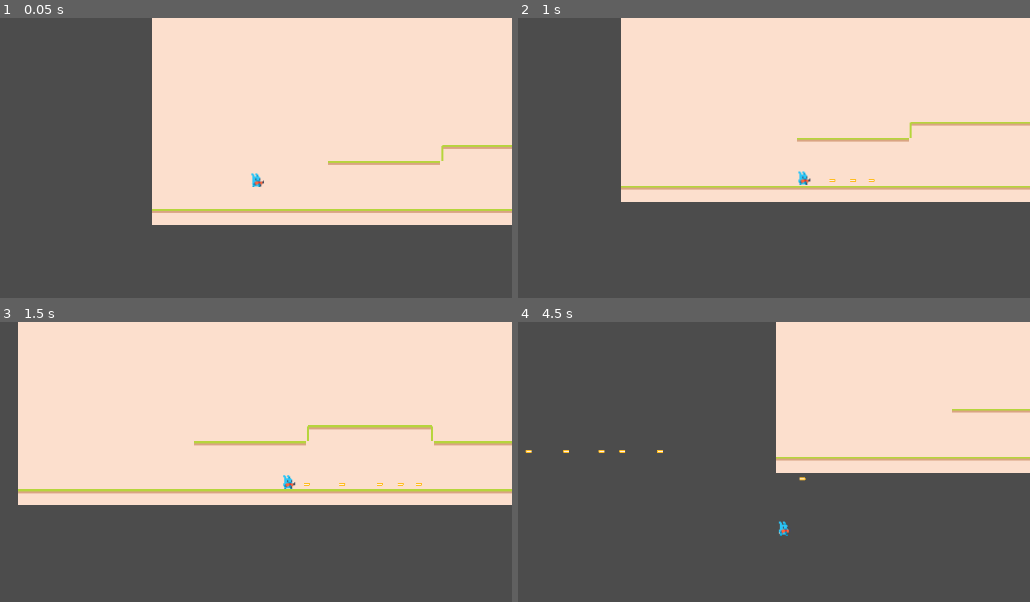
Above: before the commit, frames 1-4 (two rows, left to right).
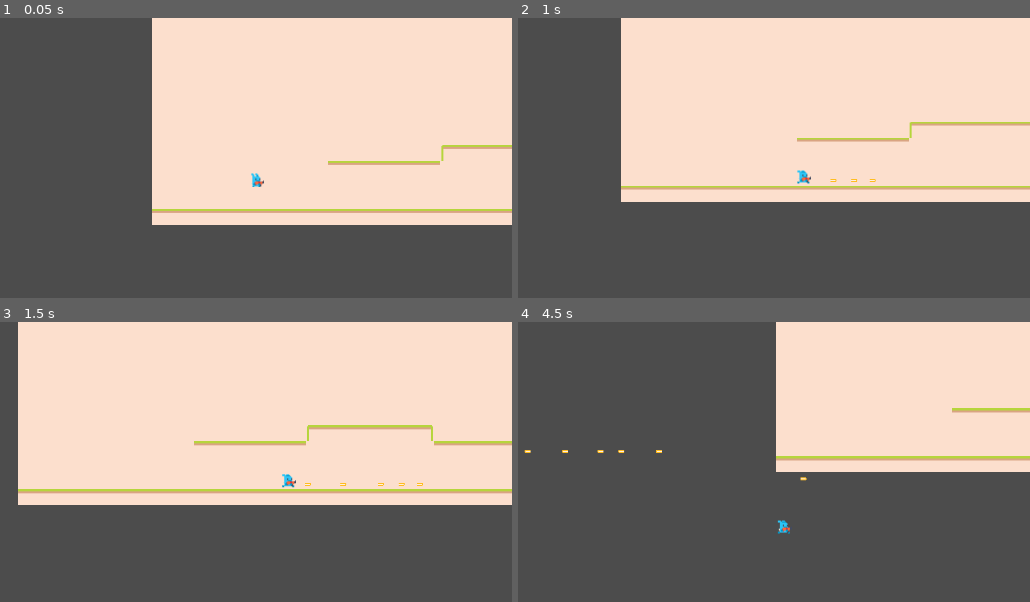
Above: after the commit, the same moments.

Repository: ephjos/plat
Game: Godot game, scene res://Game.tscn
Two runs of this game, one before a commit and one after it. Both use one fixed random seed, a clock stepped at 60 frames per second and the inputs below.
Inputs:
- Up to frame 1 (0.05 s): no input
- Up to frame 2 (1 s): tap Enter (ui_accept) at 0.5, 0.6, 0.77 s; hold Right (ui_right) from 0.53 s (still down)
- Up to frame 3 (1.5 s): keep holding Right (ui_right); tap Enter (ui_accept) at 1.07, 1.35 s
- Up to frame 4 (4.5 s): tap Enter (ui_accept) at 1.52, 1.82, 2.1, 2.85, 3.02, 3.32, 3.6, 3.77, 4.07, 4.35 s; release Right (ui_right) at 2.03 s; hold Left (ui_left) 2.03-4.28 s; hold Right (ui_right) from 4.28 s (still down)

Frame 1 is identical in both runs. In frame 2, 0.1% of the frame differs, in the area x 54-70%, y 54-60%; in frame 3, 0.1%; in frame 4, 0.5%, in the area x 1-100%, y 30-77%.

Commit message:
Rework gun

Diff:
--- a/Bullet/Bullet.gd
+++ b/Bullet/Bullet.gd
@@ -9,6 +9,7 @@
 
 func _ready():
 	add_to_group("bullets")
+
 	#var shot = ShotSound.instance()
 	#shot.position = position
 	#shot.play()
--- a/Player/Player.gd
+++ b/Player/Player.gd
@@ -15,7 +15,11 @@
 var jumping = false
 var double_jumping = false
 var last_on_floor = 0
-var moving_direction = 1
+var moving_right = true
+
+onready var shotCooldown = $ShotCooldown
+onready var muzzleFlash = $MuzzleFlash
+onready var muzzleFlashAnimation = $MuzzleFlash/AnimationPlayer
 
 func _ready():
 	pass
@@ -46,15 +50,15 @@
 		jumping = false
 		double_jumping = false
 
-	_update_state(velocity)
-	_animate(velocity)
-	_act(velocity)
+	_update_state()
+	_animate()
+	_act()
 
 	# Move, slide, and saved the resulting velocity
 	velocity = move_and_slide(velocity, Vector2(0, -1))
 
 # Ensure internal state is consistent before calculating physics
-func _update_state(velocity):
+func _update_state():
 	if has_gun:
 		idle_animation = "gun_idle"
 		walk_animation = "gun_walk"
@@ -63,34 +67,42 @@
 		walk_animation = "walk"
 
 	if velocity.x > 0:
-		moving_direction = 1
+		moving_right = true
 	elif velocity.x < 0:
-		moving_direction = -1
-
+		moving_right = false
 
 # Apply animations
-func _animate(velocity):
+func _animate():
 	if velocity.x == 0:
-		$AnimatedSprite.animation = idle_animation
-		$AnimatedSprite.stop()
-	elif moving_direction == 1:
+		_play_animation(idle_animation)
+	elif moving_right:
 		$AnimatedSprite.flip_h = false
-		$AnimatedSprite.animation = walk_animation
-		$AnimatedSprite.play()
-	elif moving_direction == -1:
+		_play_animation(walk_animation)
+	elif !moving_right:
 		$AnimatedSprite.flip_h = true
-		$AnimatedSprite.animation = walk_animation
+		_play_animation(walk_animation)
+
+func _play_animation(name):
+	if $AnimatedSprite.animation != name:
+		$AnimatedSprite.animation = name
 		$AnimatedSprite.play()
 
-func _act(velocity):
+func _act():
 	if has_gun and Input.is_action_just_pressed("ui_accept"):
-		var bullet_position = Vector2(position.x + (moving_direction*7), position.y+3)
+		if !shotCooldown.is_stopped():
+			return
+		var bullet = Bullet.instance()
 
-		var bullet = Bullet.instance()
+		if moving_right:
+			bullet.transform = $GunRight.global_transform
+		else:
+			bullet.transform = $GunLeft.global_transform
+
 		bullet.creator_id = get_instance_id()
-		bullet.position = bullet_position
-		bullet.scale *= 0.5
+		bullet.scale = Vector2(0.5, 0.5)
+		get_parent().add_child(bullet)
 
-		if moving_direction == -1:
-			bullet.rotation = PI
-		owner.add_child(bullet)
+		muzzleFlash.global_transform = bullet.global_transform
+		muzzleFlashAnimation.play("Flash")
+
+		shotCooldown.start()
--- a/Player/Player.tscn
+++ b/Player/Player.tscn
@@ -6,40 +6,96 @@
 [ext_resource path="res://assets/pixel-line-platformer/Tiles/tile_0042.png" type="Texture" id=4]
 [ext_resource path="res://assets/pixel-line-platformer/Tiles/tile_0041.png" type="Texture" id=5]
 [ext_resource path="res://assets/pixel-line-platformer/Tiles/tile_0040.png" type="Texture" id=6]
+[ext_resource path="res://assets/pixel-line-platformer/Tiles/tile_0043.png" type="Texture" id=7]
 
 [sub_resource type="SpriteFrames" id=1]
 animations = [ {
 "frames": [ ExtResource( 2 ) ],
-"loop": true,
+"loop": false,
 "name": "idle",
 "speed": 1.0
 }, {
 "frames": [ ExtResource( 2 ), ExtResource( 1 ) ],
-"loop": true,
+"loop": false,
 "name": "walk",
-"speed": 4.0
+"speed": 10.0
 }, {
-"frames": [ ExtResource( 6 ), ExtResource( 5 ), ExtResource( 4 ) ],
-"loop": true,
+"frames": [ ExtResource( 6 ), ExtResource( 5 ) ],
+"loop": false,
 "name": "gun_walk",
-"speed": 6.0
+"speed": 10.0
 }, {
 "frames": [ ExtResource( 6 ) ],
-"loop": true,
+"loop": false,
 "name": "gun_idle",
 "speed": 1.0
+}, {
+"frames": [ ExtResource( 6 ), ExtResource( 4 ), ExtResource( 6 ) ],
+"loop": false,
+"name": "gun_shoot",
+"speed": 30.0
 } ]
 
+[sub_resource type="Animation" id=3]
+resource_name = "Flash"
+length = 0.1
+step = 0.01
+tracks/0/type = "value"
+tracks/0/path = NodePath(".:visible")
+tracks/0/interp = 1
+tracks/0/loop_wrap = true
+tracks/0/imported = false
+tracks/0/enabled = true
+tracks/0/keys = {
+"times": PoolRealArray( 0, 0.1 ),
+"transitions": PoolRealArray( 1, 1 ),
+"update": 1,
+"values": [ true, false ]
+}
+tracks/1/type = "value"
+tracks/1/path = NodePath(".:scale")
+tracks/1/interp = 1
+tracks/1/loop_wrap = true
+tracks/1/imported = false
+tracks/1/enabled = true
+tracks/1/keys = {
+"times": PoolRealArray( 0, 0.1 ),
+"transitions": PoolRealArray( 1, 1 ),
+"update": 0,
+"values": [ Vector2( 1, 1 ), Vector2( 1.2, 0.5 ) ]
+}
+
 [sub_resource type="RectangleShape2D" id=2]
-extents = Vector2( 7.375, 7.3125 )
+extents = Vector2( 7, 7 )
 
 [node name="Player" type="KinematicBody2D"]
 script = ExtResource( 3 )
 
+[node name="ShotCooldown" type="Timer" parent="."]
+wait_time = 0.05
+one_shot = true
+
 [node name="AnimatedSprite" type="AnimatedSprite" parent="."]
 frames = SubResource( 1 )
-animation = "idle"
+animation = "gun_shoot"
 
-[node name="StandingCollision" type="CollisionShape2D" parent="."]
-position = Vector2( -0.375, 0.75 )
+[node name="MuzzleFlash" type="Sprite" parent="."]
+visible = false
+position = Vector2( 8, 3 )
+scale = Vector2( 1.2, 0.5 )
+texture = ExtResource( 7 )
+offset = Vector2( 8, 0 )
+
+[node name="AnimationPlayer" type="AnimationPlayer" parent="MuzzleFlash"]
+anims/Flash = SubResource( 3 )
+
+[node name="Collision" type="CollisionShape2D" parent="."]
+position = Vector2( 0, 1 )
 shape = SubResource( 2 )
+
+[node name="GunRight" type="Position2D" parent="."]
+position = Vector2( 8, 3 )
+
+[node name="GunLeft" type="Position2D" parent="."]
+position = Vector2( -8, 3 )
+rotation = 3.14159
Not shown: 1 places in Player/Player.tscn that only renumber resources
